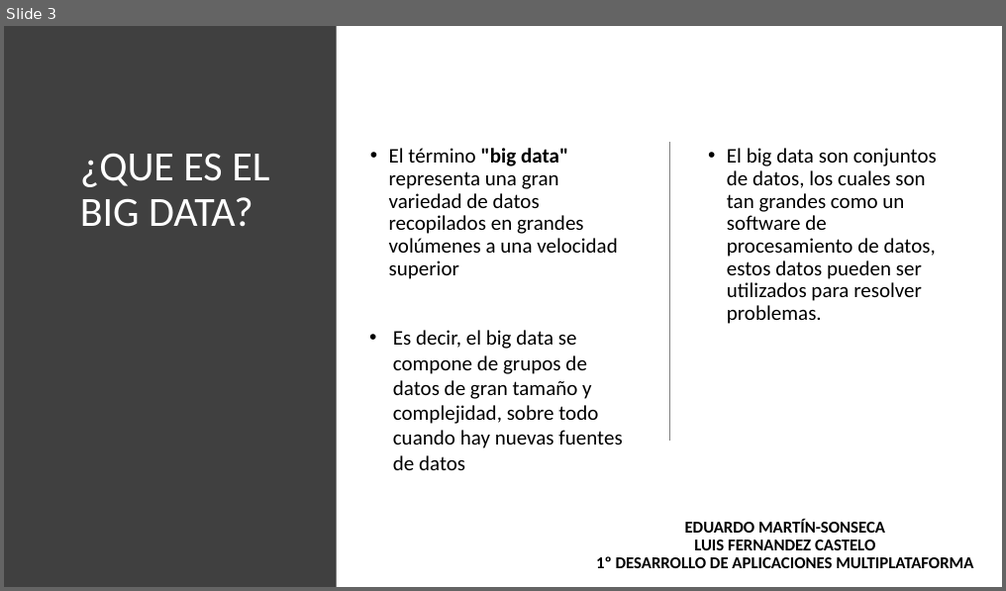
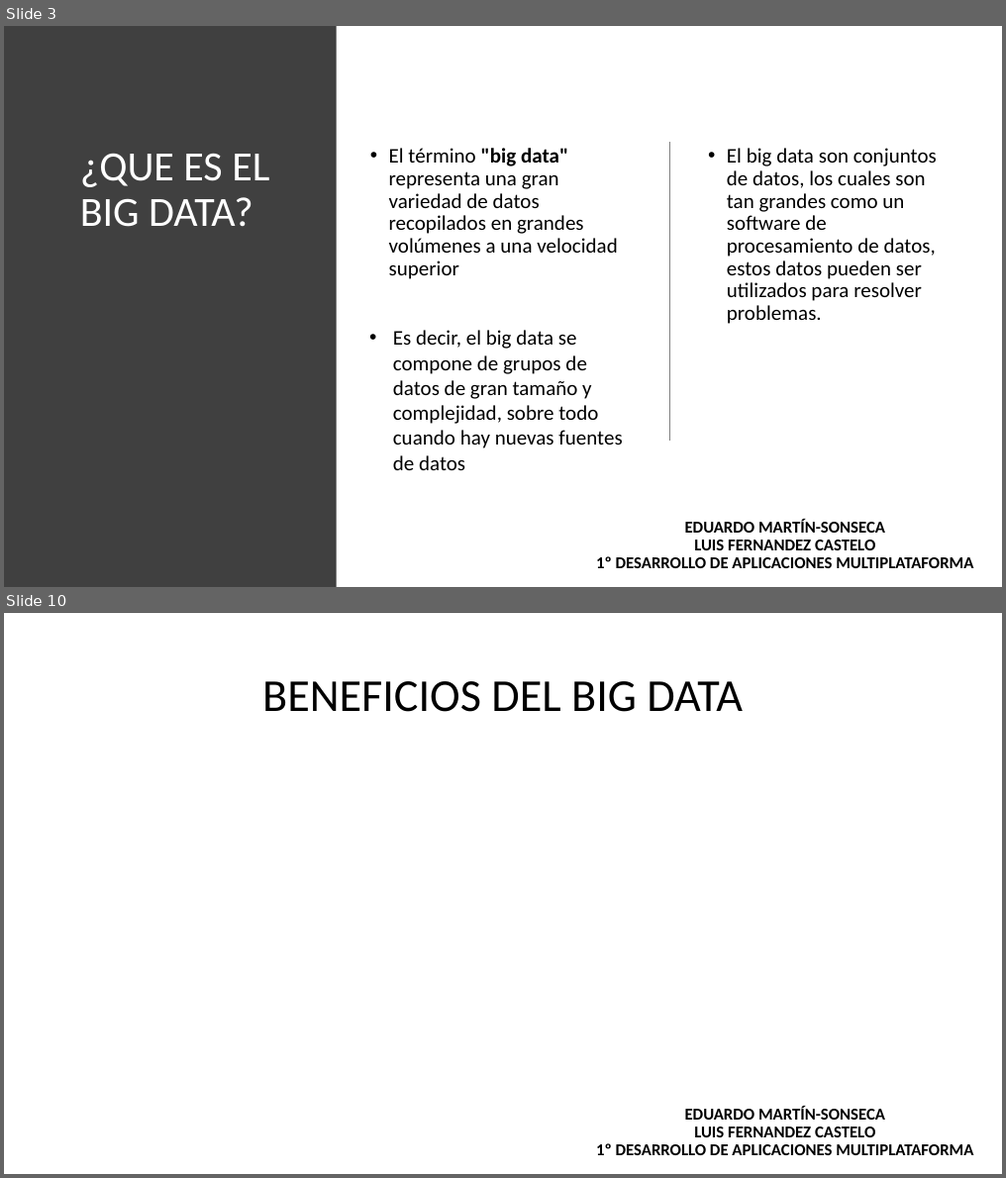
Before and after one commit to maraloeDev/Grado_SuperiorDAM, a slide deck: Bases de Datos/1º Evaluación/Ejercicios/Ejercicio2/Explotación de bases de datos Big Data.pptx. Shown one above the other, each under a label of ours: slide 3 before the commit, slides 3 and 10 after it; the slides between them are not shown. The pictures are 1006x591 and 1006x1178 pixels, drawn with LibreOffice and Linux fonts; fonts in the diff are those of the drawing. Boxes give left, top, right and bottom in pixels: in the first picture for what was removed or moved away, otherwise in the second. Text is boxed around its words. In the diff, an @@ line names an element or a change of style, - is before the commit and + after.

```diff
--- a/Bases de Datos/1º Evaluación/Ejercicios/Ejercicio2/Explotación de bases de datos Big Data.pptx
+++ b/Bases de Datos/1º Evaluación/Ejercicios/Ejercicio2/Explotación de bases de datos Big Data.pptx
@@ slide 10 added at <box>4,613,1002,1174</box>, background #FFFFFF @@
@@ title added at <box>262,681,743,712</box>, 44 pt, text #000000 @@
+BENEFICIOS DEL BIG DATA
@@ text added at <box>596,1106,973,1156</box>, 16 pt, text #000000, bold @@
+EDUARDO MARTÍN-SONSECA
+LUIS FERNANDEZ CASTELO
+1º DESARROLLO DE APLICACIONES MULTIPLATAFORMA
```
Also in this commit, not shown: 4 slides changed, 7 other slides added, 1 slide removed, 2 other files.
